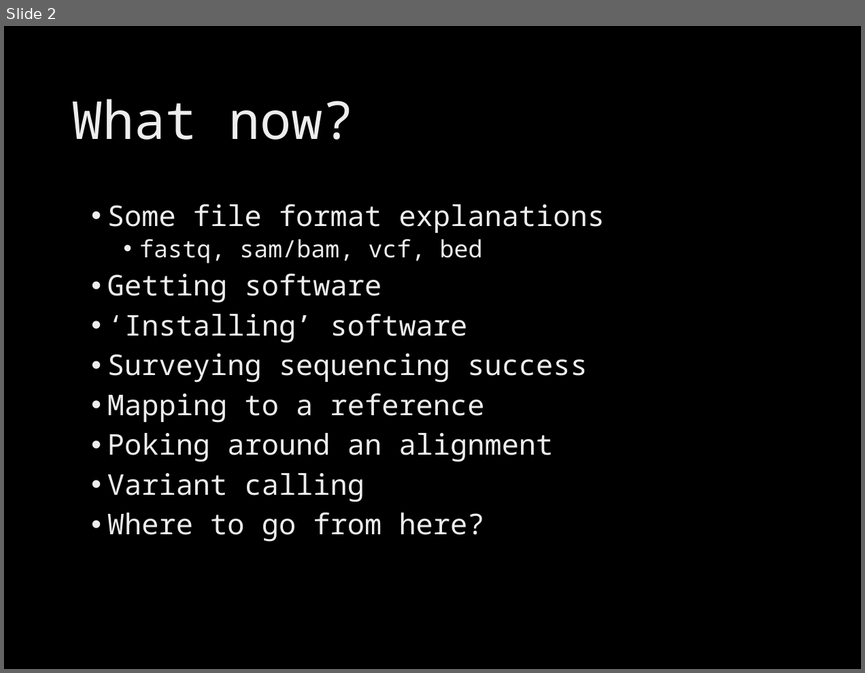
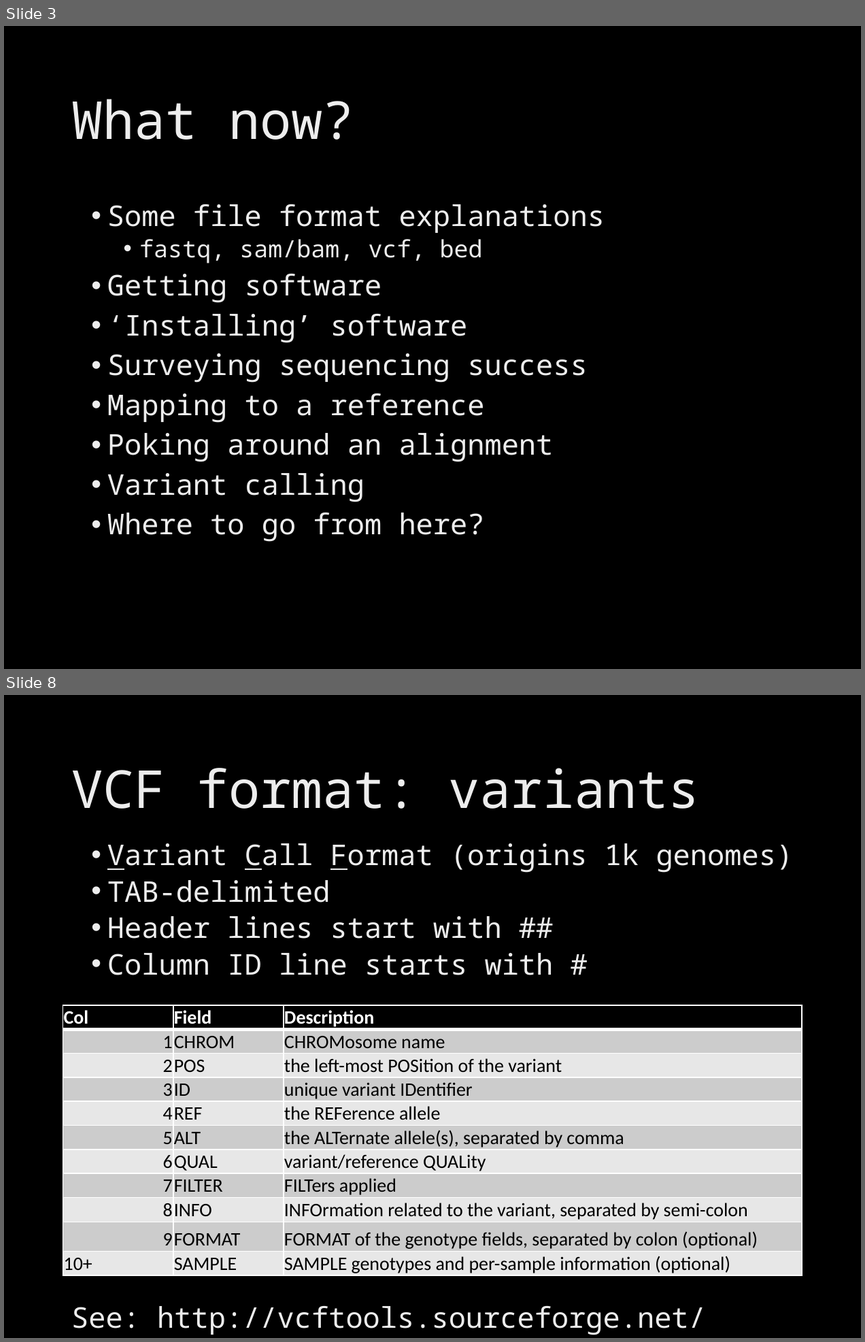
Before and after one commit to brevans/MPS_Workshop, a slide deck: presentations/intro pipelines.pptx. Shown one above the other, each under a label of ours: slide 2 before the commit, slides 3 and 8 after it; the slides between them are not shown. The pictures are 865x673 and 865x1342 pixels, drawn with LibreOffice and Linux fonts; fonts in the diff are those of the drawing; background and template pictures are left out. Boxes give left, top, right and bottom in pixels: in the first picture for what was removed or moved away, otherwise in the second. Text is boxed around its words. In the diff, an @@ line names an element or a change of style, - is before the commit and + after.

```diff
--- a/presentations/intro pipelines.pptx
+++ b/presentations/intro pipelines.pptx
@@ slide 8 added at [4, 695, 861, 1338], background picture (left out) @@
@@ title added at [71, 768, 700, 809], 44 pt, text gradient #DEDEDE to #EDEDED to #FFFFFF @@
+VCF format: variants
@@ text added at [107, 843, 793, 975], 24 pt, text gradient #DEDEDE to #EDEDED to #FFFFFF @@
+• Variant Call Format (origins 1k genomes)
+• TAB-delimited
+• Header lines start with ##
+• Column ID line starts with #
@@ table added at [63, 1005, 802, 1276], 11 rows, 3 columns @@
+Col | Field | Description
+1 | CHROM | CHROMosome name
+2 | POS | the left-most POSition of the variant
+3 | ID | unique variant IDentifier
+4 | REF | the REFerence allele
+5 | ALT | the ALTernate allele(s), separated by comma
+6 | QUAL | variant/reference QUALity
+7 | FILTER | FILTers applied
+8 | INFO | INFOrmation related to the variant, separated by semi-colon
+9 | FORMAT | FORMAT of the genotype fields, separated by colon (optional)
+10+ | SAMPLE | SAMPLE genotypes and per-sample information (optional)
@@ text added at [71, 1306, 706, 1335], 24 pt, text gradient #DEDEDE to #EDEDED to #FFFFFF @@
+See: http://vcftools.sourceforge.net/
@@ what was slide 2 is now slide 3 @@
```
Also in this commit, not shown: 17 other slides added, 2 other files.
